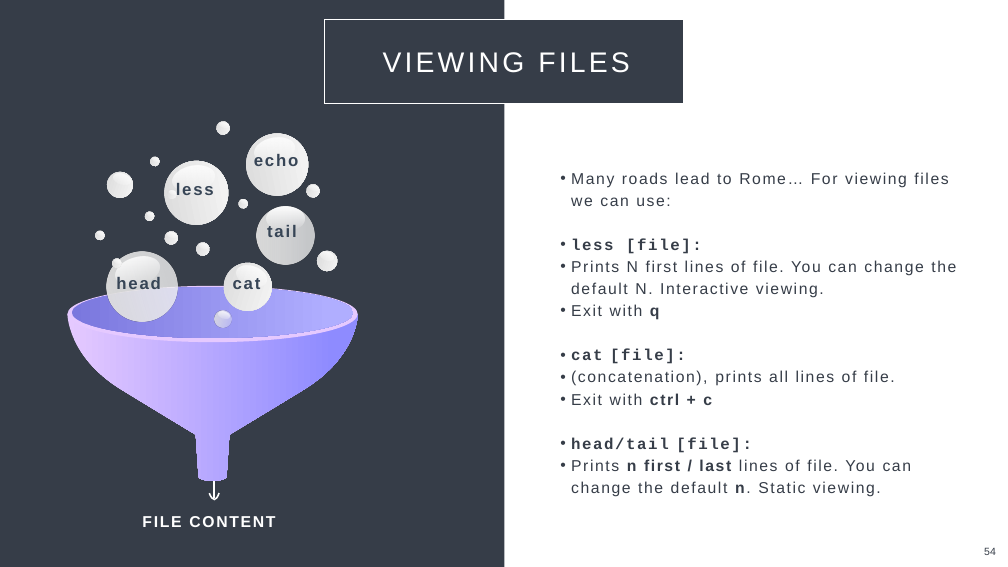
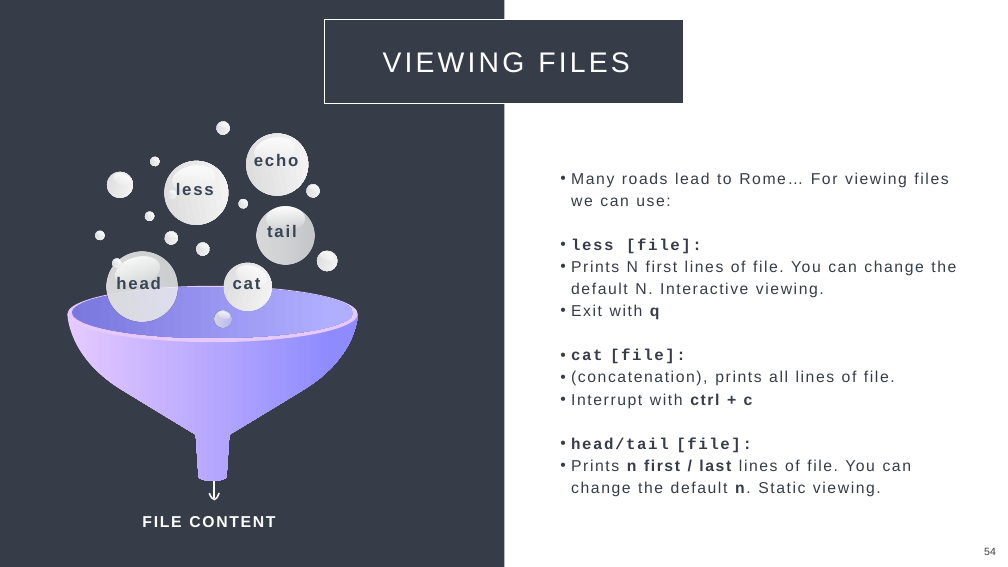
Before and after one commit to Center-for-Health-Data-Science/Just-Bash-It, a slide deck: slide 54 of Teachers/Just_Bash_It_Slideshow.pptx. Drawn at 1008x567 pixels with LibreOffice and Linux fonts; fonts in the diff are those of the drawing. Boxes give left, top, right and bottom in pixels: in the first picture for what was removed or moved away, otherwise in the second. Text is boxed around its words. In the diff, an @@ line names an element or a change of style, - is before the commit and + after.

```diff
--- a/Teachers/Just_Bash_It_Slideshow.pptx
+++ b/Teachers/Just_Bash_It_Slideshow.pptx
@@ text at [571, 393, 753, 409]: text changed @@
-• Exit with ctrl + c
+• Interrupt with ctrl + c
```
Also in this commit, not shown: 3 other slides changed.
